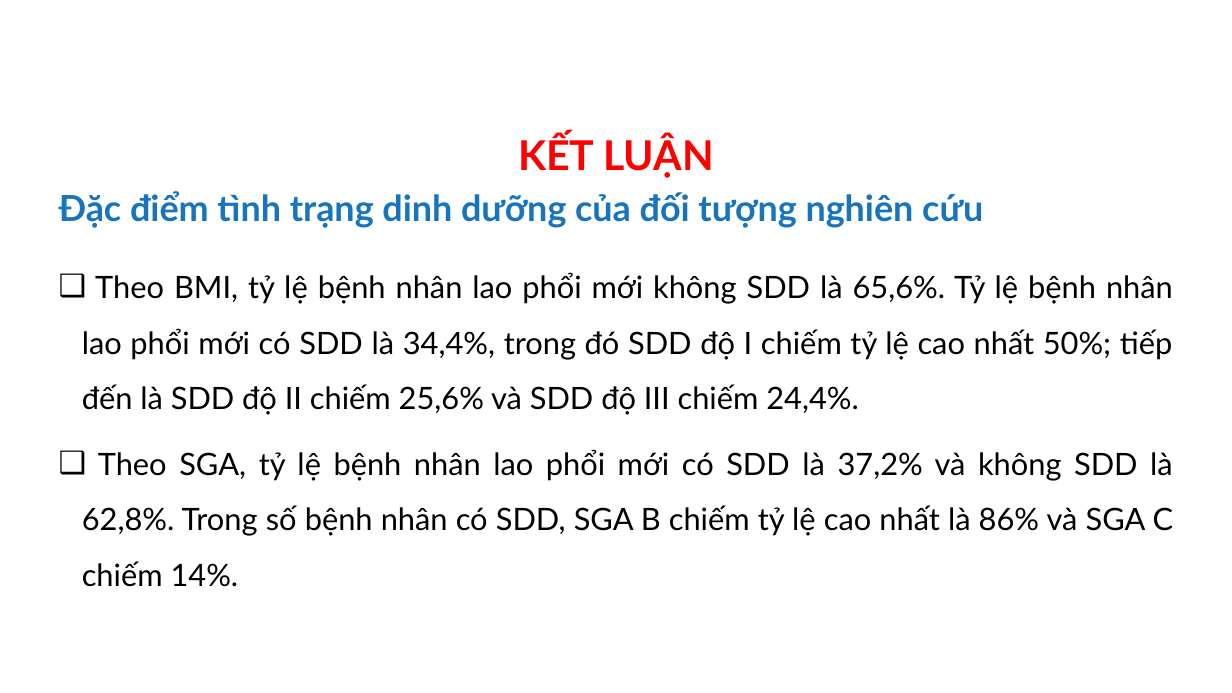
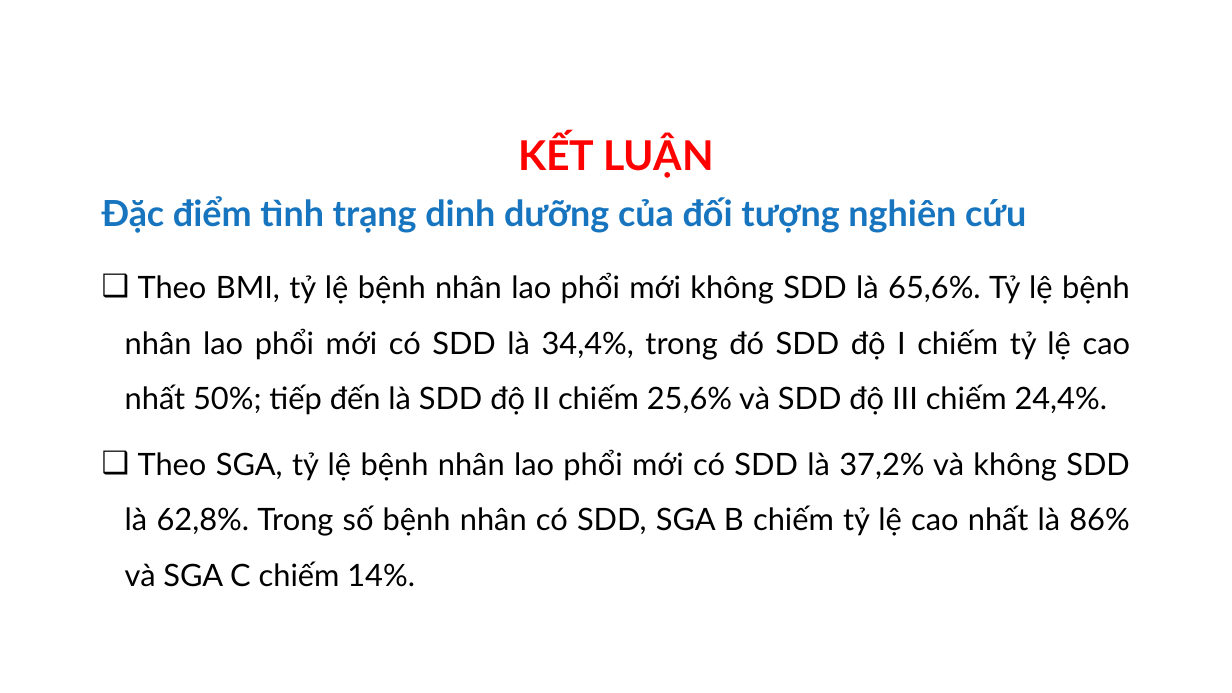
Before and after one commit to MedPocket/HPMUGraduation-thesis, a slide deck: slide 49 of Thuc-trang-va-mot-so-yeu-to-lien-quan-dinh-duong-BN-lao-phoi_Nhat-Nguyen.pptx (slide 48 before the commit). Drawn at 1232x693 pixels with LibreOffice and Linux fonts; fonts in the diff are those of the drawing; background and template pictures are left out. Boxes give left, top, right and bottom in pixels: in the first picture for what was removed or moved away, otherwise in the second. Text is boxed around its words. In the diff, an @@ line names an element or a change of style, - is before the commit and + after.

```diff
--- a/Thuc-trang-va-mot-so-yeu-to-lien-quan-dinh-duong-BN-lao-phoi_Nhat-Nguyen.pptx
+++ b/Thuc-trang-va-mot-so-yeu-to-lien-quan-dinh-duong-BN-lao-phoi_Nhat-Nguyen.pptx
@@ text "Đặc điểm tình trạng dinh ...": place and size @@
-text "Đặc điểm tình trạng dinh ..." at <box>59,191,983,228</box>
+text "Đặc điểm tình trạng dinh ..." at <box>102,196,1026,233</box>
@@ text "Theo BMI, tỷ lệ bệnh ..." rewrapped from <box>82,272,1174,587</box> to <box>125,272,1130,587</box> @@
```
Also in this commit, not shown: 34 other slides changed, 8 slides added, 7 slides removed.
